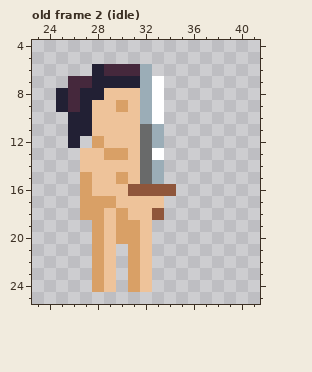
One commit to this pixel-art file: dist/assets/hero.aseprite. The picture above was drawn from the file before the commit.
60x30 pixels, 17 frames. Shown: old frame 2 (idle): x 23..41, y 4..25. The commit also changed other frames, which this record leaves out.
After the commit:
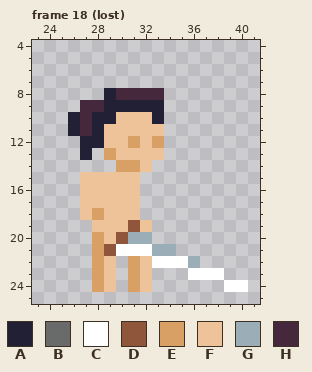
Palette (. is transparent): A #222034  B #696a6a  C #ffffff  D #8f563b  E #d9a066  F #eec39a  G #9badb7  H #45283c
A new or re-ordered frame is compared with the old frame closest to it.
The author wrote: Lost animation nice amazon
The exact change:
frames 17 -> 23
Changed rows in their new state; - is an unchanged pixel.
Frame 18 (lost) is new; against old frame 2 (idle), layer "hero":
first column x 25:
 6 ---.....--------
 7 -........-------
 8 ....AHHHH-------
 9 ..HHAAAAA-------
10 --HAA--FA-------
11 --HA---FF-------
12 -.AA--EFE-------
13 --A.-F-FF-------
14 --...EEF.-------
15 --F--F-..-------
16 --F---F...------
17 --FFF--..-------
18 --F--F-..-------
19 ---F-FD---------
20 -----DGG--------
21 ----DCCCGG------
22 --------CCCG----
23 -----------CCC--
24 --------------CC
